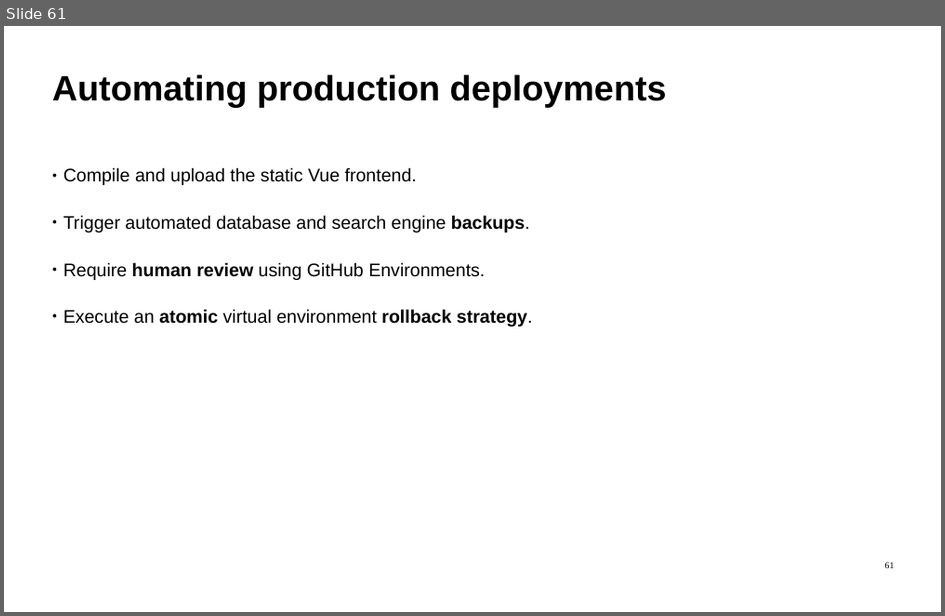
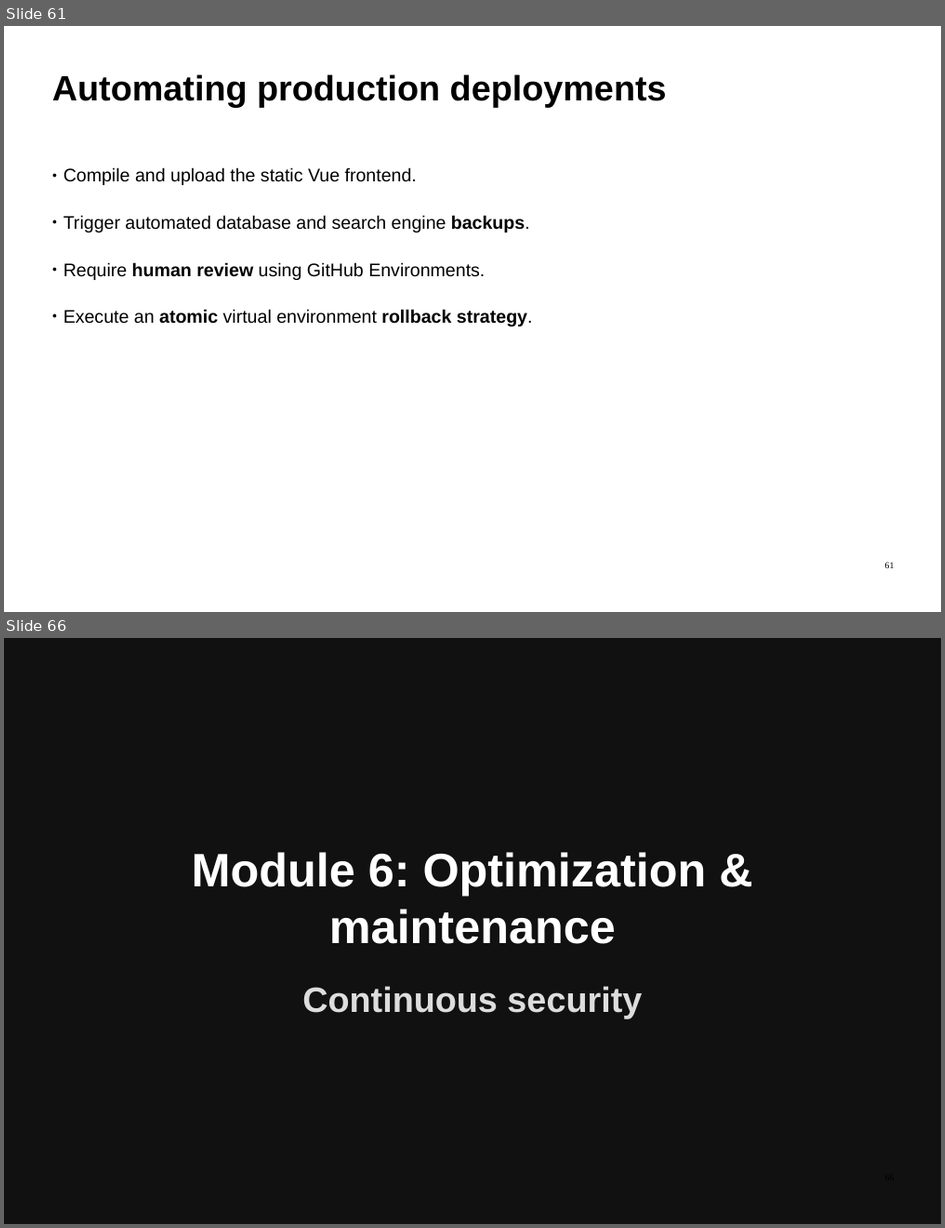
Before and after one commit to ImadSaddik/FullStackDeploymentHandbook, a slide deck: course-assets/slides/full_stack_deployment_guide.odp. Shown one above the other, each under a label of ours: slide 61 before the commit, slides 61 and 66 after it; the slides between them are not shown. The pictures are 945x616 and 945x1228 pixels, drawn with LibreOffice and Linux fonts; fonts in the diff are those of the drawing. Boxes give left, top, right and bottom in pixels: in the first picture for what was removed or moved away, otherwise in the second. Text is boxed around its words. In the diff, an @@ line names an element or a change of style, - is before the commit and + after.

Commit message:
slides: add pages for all chapters in module 6

```diff
--- a/course-assets/slides/full_stack_deployment_guide.odp
+++ b/course-assets/slides/full_stack_deployment_guide.odp
@@ slide 66 added at box(4, 638, 941, 1224), background #111111 @@
@@ text added at box(192, 852, 707, 944), 72 pt, text #FFFFFF, bold @@
+Module 6: Optimization & maintenance
@@ text added at box(303, 986, 642, 1018), 54 pt, text #DDDDDD, bold @@
+Continuous security
```
Also in this commit, not shown: 5 other slides added.
